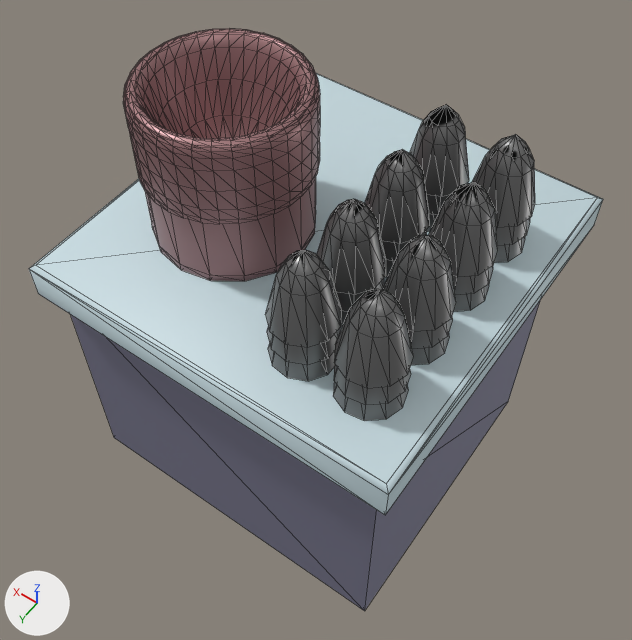
An edit to the glTF model assets/furni_piping_station_0.glb, drawn before and after from the same camera.
Camera for both pictures: a 50 mm lens placed at (-0.84, 1.217, 2.339), pointed at (-0.025, 0.075, 0.545). Arrows for +X, +Y and +Z are at lower left; the lights stay in place. The picture after the commit comes second. Mesh edges are drawn as thin lines. Where no turn or scale is listed for an object, it has been applied to the vertices. Vertices at exactly the same position are counted once.

The first picture shows 'counter', 'frosting_station', 'frosting_station_bag.001'.
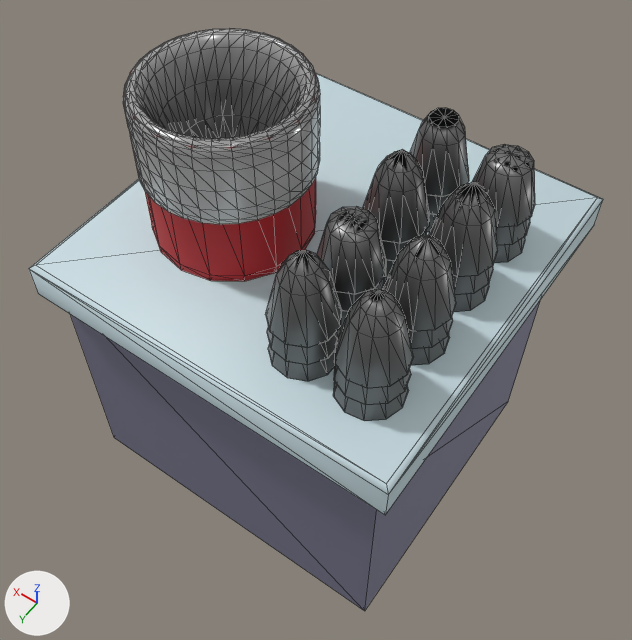
Edits to the scene script, one JSON object a line:
```json
{"block": "me_frosting_station", "where": "# used by ob_frosting_station; location = (0.0, 0.0, 0.0)"}
{"op": "remove", "block": "me_frosting_station", "code": "me_frosting_station.from_pydata(...)  # 945 vertices, 1560 faces; spans x -0.42..0.4, y -0.289..0.399, z 0.8..1.2"}
{"op": "add", "block": "me_frosting_station", "code": "me_frosting_station.from_pydata(...)  # 1240 vertices, 2136 faces; spans x -0.42..0.4, y -0.289..0.399, z 0.798..1.2"}
{"block": "me_frosting_station", "change": "me_frosting_station part 1: 24 vertices moved from x -0.374..-0.136, y -0.243..0.183, z 1.085..1.12 to x -0.374..-0.136, y -0.243..0.183, z 1.057..1.066; 17 vertices removed from x 0.024..0.376, y -0.076..0.276, z 0.9..1.0; 312 vertices added at x -0.419..0.369, y -0.288..0.398, z 0.798..1.0"}
{"block": "me_frosting_station", "change": "me_frosting_station part 2: 1 vertex moved from x -0.17, y -0.21, z 1.12 to x -0.17, y -0.21, z 1.085"}
{"block": "me_frosting_station", "change": "me_frosting_station part 3: 1512 kept faces spanning x -0.42..0.4, y -0.289..0.399, z 0.8..1.2 get new texture (UV) coordinates"}
{"block": "me_frosting_station_bag", "where": "me_frosting_station_bag.from_pydata(...)  # 449 vertices, 864 faces; spans x -0.006..0.406, y -0.106..0.306, z 0.932..1.208"}
{"block": "me_frosting_station_bag", "where": "# used by ob_frosting_station_bag_001; location = (0.0, 0.0, 0.0)"}
{"block": "me_frosting_station_bag", "change": "me_frosting_station_bag part 4: texture (UV) coordinates of 864 of 864 faces, centred in x -0.005..0.405, y -0.105..0.305, z 0.963..1.207, changed; they spanned u 0.0..0.0, v 0.0..0.0 and now span u 0.51..1.0, v 0.0..0.49"}
```

Changed parts and their boxes (x1, y1, x2, y2) in the pictures (632 x 640 px; the box of a moved part takes in the faces that stretch with it):
```json
{"part": 1, "of": "me_frosting_station", "change": "cut back", "before": [327, 134, 534, 243], "after": [287, 144, 534, 362]}
{"part": 2, "of": "me_frosting_station", "change": "moved or reshaped", "before": [429, 105, 459, 127], "after": [429, 108, 459, 127]}
{"part": 3, "of": "me_frosting_station", "change": "surface changed", "before": [125, 51, 535, 420], "after": [125, 51, 535, 420]}
{"part": 4, "of": "me_frosting_station_bag", "change": "surface changed", "before": [123, 29, 320, 224], "after": [123, 29, 320, 224]}
```
